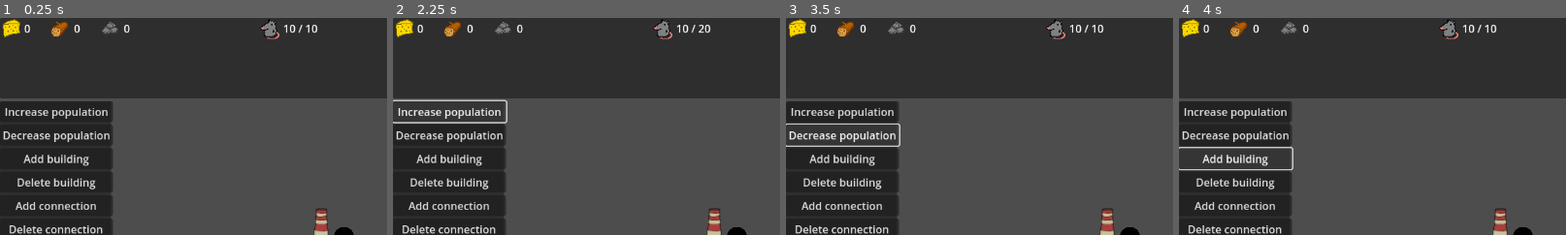
Above: before the commit, frames 1-4 (left to right).
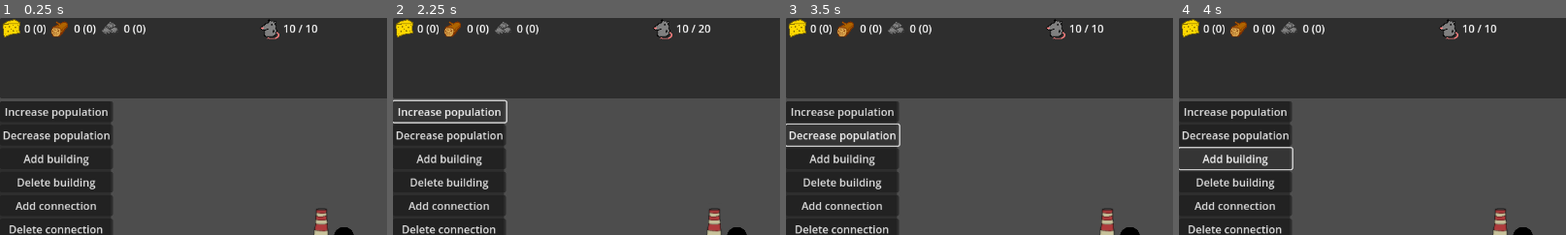
Above: after the commit, the same moments.

Repository: Roling551/td
Game: Godot game, scene res://scenes/game.tscn
Same seed, same stepped clock (60 frames per second), same inputs: the game is played once before the commit and once after it.
Inputs:
- Up to frame 1 (0.25 s): no input
- Up to frame 2 (2.25 s): click "Next turn" at 0.5 s; click "Next turn" at 1.25 s; click "Increase population" at 2 s
- Up to frame 3 (3.5 s): click "Decrease population" at 2.75 s
- Up to frame 4 (4 s): click "Add building" at 3.5 s
The pictures show only the part of the screen within x 0-50%, y 0-50%; the shares and areas given below are measured in that part.

The runs differ from the first frame. In frame 1, 0.3% of the frame differs, in the area x 8-38%, y 3-8%; in frame 2, 0.3%; in frame 3, 0.3%; in frame 4, 0.3%.

Commit message:
Make consumer increase food resource. Add info of future resources

Diff:
--- a/scripts/buildings/BuildingsFactory.gd
+++ b/scripts/buildings/BuildingsFactory.gd
@@ -127,7 +127,7 @@
 		)
 	var transform_function = func(__inputs, __outputs):
 		var payload = null
-		if __inputs[0]["tile"].payload.substance == "water":
+		if __inputs[0]["tile"].payload && __inputs[0]["tile"].payload.resource == "water":
 			payload = Payload.new("algae", __inputs[0]["tile"]["payload"].amount)
 		__outputs[0]["tile"].payload = payload
 		return payload != null
--- a/scripts/buildings_io/ConsumerComponent.gd
+++ b/scripts/buildings_io/ConsumerComponent.gd
@@ -10,6 +10,8 @@
 	input = _input
 	building.functionalities["input_action"] = func(actual):
 		payload = input.payload
+		if payload.resource == "algae":
+			MainScript.resources_system.update_resource(self, "food", payload.amount, actual)
 		if actual:
 			print("consumer:")
 			print(input.payload.get_text())
--- a/scripts/buildings_io/Payload.gd
+++ b/scripts/buildings_io/Payload.gd
@@ -1,12 +1,12 @@
 extends Node
 class_name Payload
 
-var substance
+var resource
 var amount
 
-func _init(_substance, _amount):
-	substance = _substance
+func _init(_resource, _amount):
+	resource = _resource
 	amount = _amount
 
 func get_text():
-	return substance + ": " + str(amount)
+	return resource + ": " + str(amount)
--- a/scripts/population/PopulationSystem.gd
+++ b/scripts/population/PopulationSystem.gd
@@ -4,7 +4,7 @@
 @export var resource_container: Node
 
 var population_number = 10
-var population_needed = 0
+var population_needed = SumationDictionary.new()
 var resource_item
 
 func _init():
@@ -16,7 +16,7 @@
 	ControlUtil.expand_control(ui)
 	updateable_wrap.add_child(ui)
 	resource_item =  ControlUtil.create_resource_item_and_add(ui, "population_sprite", func():
-		return str(population_needed) + " / " + str(population_number)
+		return str(population_needed.get_sum()) + " / " + str(population_number)
 	)
 	return updateable_wrap
 
@@ -24,13 +24,13 @@
 	resource_item.update()
 
 func check_if_sufficient():
-	if population_needed > population_number:
+	if population_needed.get_sum() > population_number:
 		MainScript.turn_system.add_error(self, "Not enough workers")
 	else:
 		MainScript.turn_system.remove_error(self)
 
-func change_populaion_needed(needed_change):
-	population_needed += needed_change
+func change_populaion_needed(needing_object, amount):
+	population_needed.update(needing_object, amount)
 	check_if_sufficient()
 	MainScript.update_ui.mark_for_update()
 
--- a/scripts/population/PopultionComponent.gd
+++ b/scripts/population/PopultionComponent.gd
@@ -23,17 +23,20 @@
 	c.add_child(label)
 	return c
 
+func get_population_needed():
+	if building.building_components["pipe"].is_turned_on():
+		return max_population_needed
+	else:
+		return 0
+
 func update():
 	var needed_previously = population_needed
-	if building.building_components["pipe"].is_turned_on():
-		population_needed = max_population_needed
-	else:
-		population_needed = 0
-	MainScript.population_system.change_populaion_needed(population_needed - needed_previously)
+
+	MainScript.population_system.change_populaion_needed(self, get_population_needed())
 	MainScript.update_ui.mark_for_update()
 
 func update_ui():
 	label.text = "workers: " + str(population_needed) + " / " + str(max_population_needed)
 
 func before_delete():
-	MainScript.population_system.change_populaion_needed(-max_population_needed)
+	MainScript.population_system.change_populaion_needed(self, 0)
--- a/scripts/resources/ResourcesSystem.gd
+++ b/scripts/resources/ResourcesSystem.gd
@@ -19,8 +19,9 @@
 var resources = {}
 var resource_items = {}
 
-func _ready():
-	pass
+func _init():
+	for resource_type in resource_types:
+		resources[resource_type["name"]] = {"current":0.0, "change":SumationDictionary.new()}
 
 func get_ui():
 	var updateable_wrap = UpdateableWrap.new(self)
@@ -28,8 +29,14 @@
 	ControlUtil.expand_control(ui)
 	updateable_wrap.add_child(ui)
 	for resource_type in resource_types:
-		resources[resource_type["name"]] = 0
-		var item = ControlUtil.create_resource_item_and_add(ui, resource_type["sprite"], func(): return str(snapped(resources[resource_type["name"]],0.1)))
+		var item = ControlUtil.create_resource_item_and_add(ui, resource_type["sprite"],
+			func():
+				return \
+					str(snapped(resources[resource_type["name"]]["current"],0.1)) + \
+					" (" + \
+					str(snapped(resources[resource_type["name"]]["change"].get_sum(),0.1)) + \
+					")"
+		)
 		resource_items[resource_type["name"]] = item
 	return updateable_wrap
 
@@ -37,12 +44,15 @@
 	for item in resource_items:
 		resource_items[item].update()
 
-func change_resource(resource, change):
-	resources[resource] += change
+func update_resource(key, resource, change, actual):
+	if actual:
+		resources[resource]["current"] += change
+	else:
+		resources[resource]["change"].update(key, change)
 	MainScript.update_ui.mark_for_update()
 
 func get_resource(resource):
 	if resources.has(resource):
-		return resources[resource]
+		return resources[resource]["current"].get_sum()
 	else:
 		return 0.0
--- /dev/null
+++ b/scripts/utils/SumationDictionary.gd
@@ -0,0 +1,18 @@
+extends Node
+class_name SumationDictionary
+
+var dictionary = {}
+var _sum = 0
+
+func _init():
+	pass
+
+func update(key, amount):
+	var old_amount = 0
+	if dictionary.has(key):
+		old_amount = dictionary[key]
+	_sum += amount - old_amount
+	dictionary[key] = amount
+
+func get_sum():
+	return _sum
